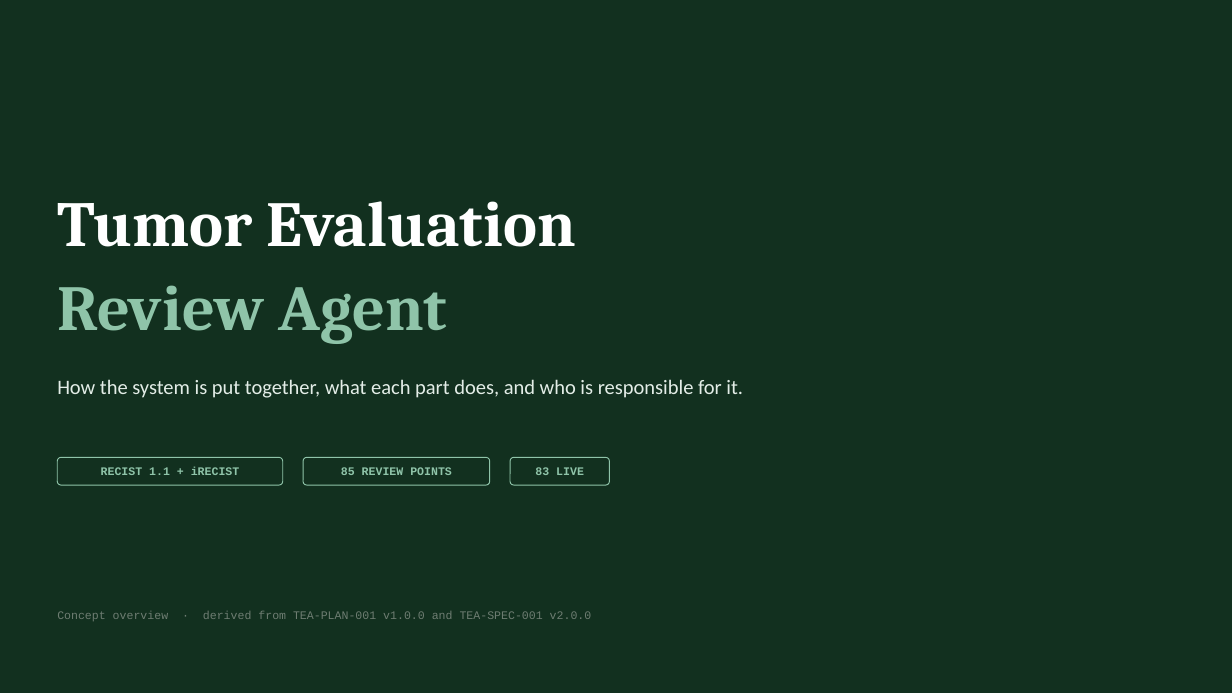
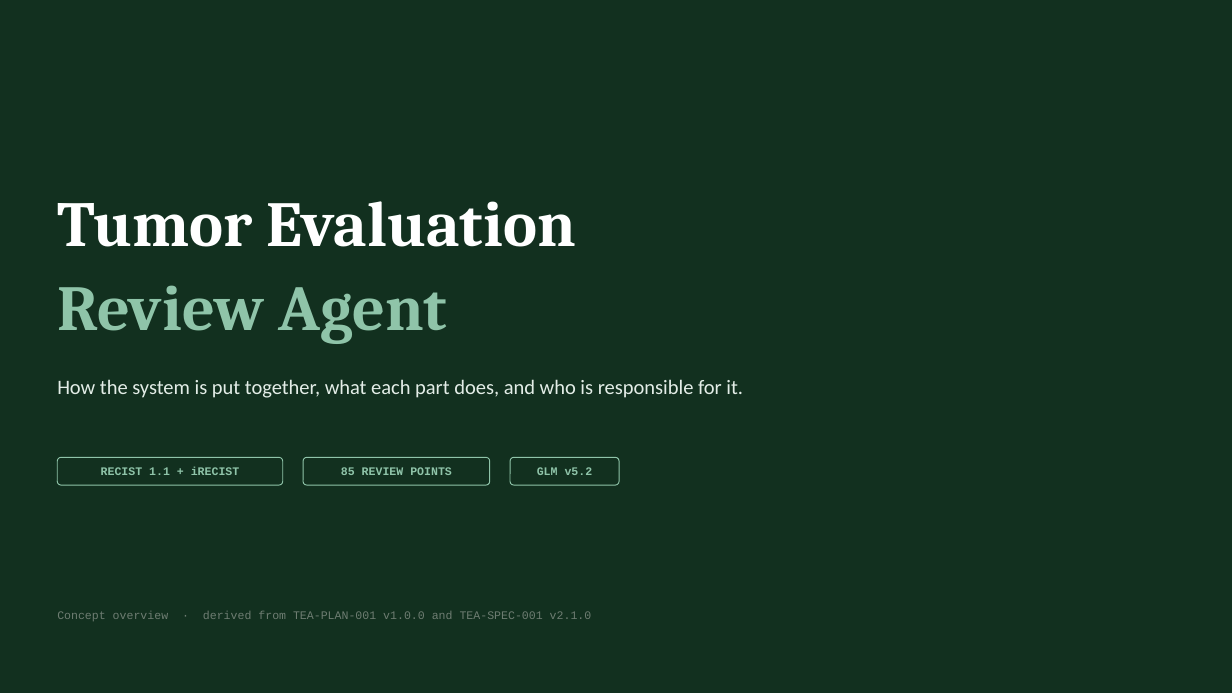
Before and after one commit to Dan5050-now/project1, a slide deck: slide 1 of docs/concept/TEA-concept-overview.pptx. Drawn at 1232x693 pixels with LibreOffice and Linux fonts; fonts in the diff are those of the drawing. Boxes give left, top, right and bottom in pixels: in the first picture for what was removed or moved away, otherwise in the second. Text is boxed around its words. In the diff, an @@ line names an element or a change of style, - is before the commit and + after.

```diff
--- a/docs/concept/TEA-concept-overview.pptx
+++ b/docs/concept/TEA-concept-overview.pptx
@@ rounded rectangle "GLM v5.2": place and size @@
-rounded rectangle "GLM v5.2" at <box>510,457,609,485</box>
+rounded rectangle "GLM v5.2" at <box>510,457,619,485</box>
@@ text in rounded rectangle at <box>537,467,593,475</box>: text changed @@
-83 LIVE
+GLM v5.2
@@ text at <box>57,611,592,621</box>: text changed @@
-Concept overview · derived from TEA-PLAN-001 v1.0.0 and TEA-SPEC-001 v2.0.0
+Concept overview · derived from TEA-PLAN-001 v1.0.0 and TEA-SPEC-001 v2.1.0
```
Also in this commit, not shown: 3 other slides changed, 6 other files.
